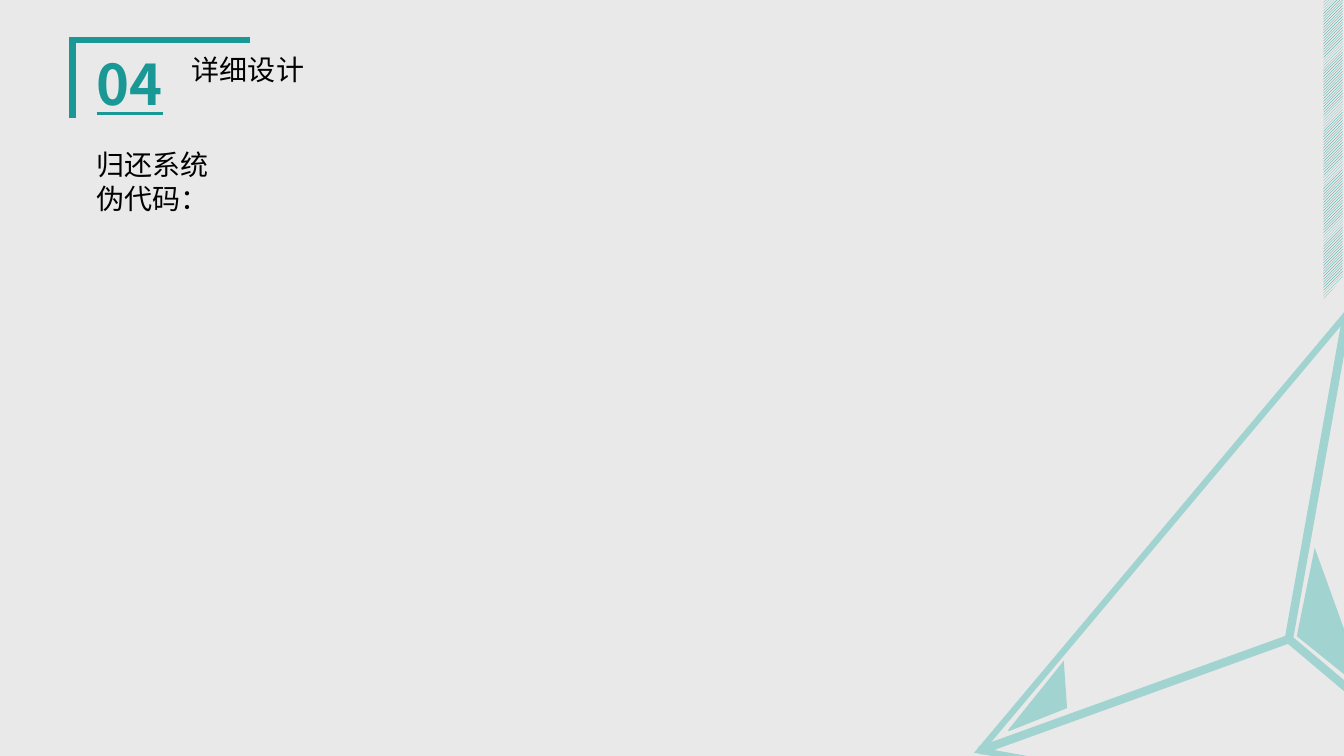
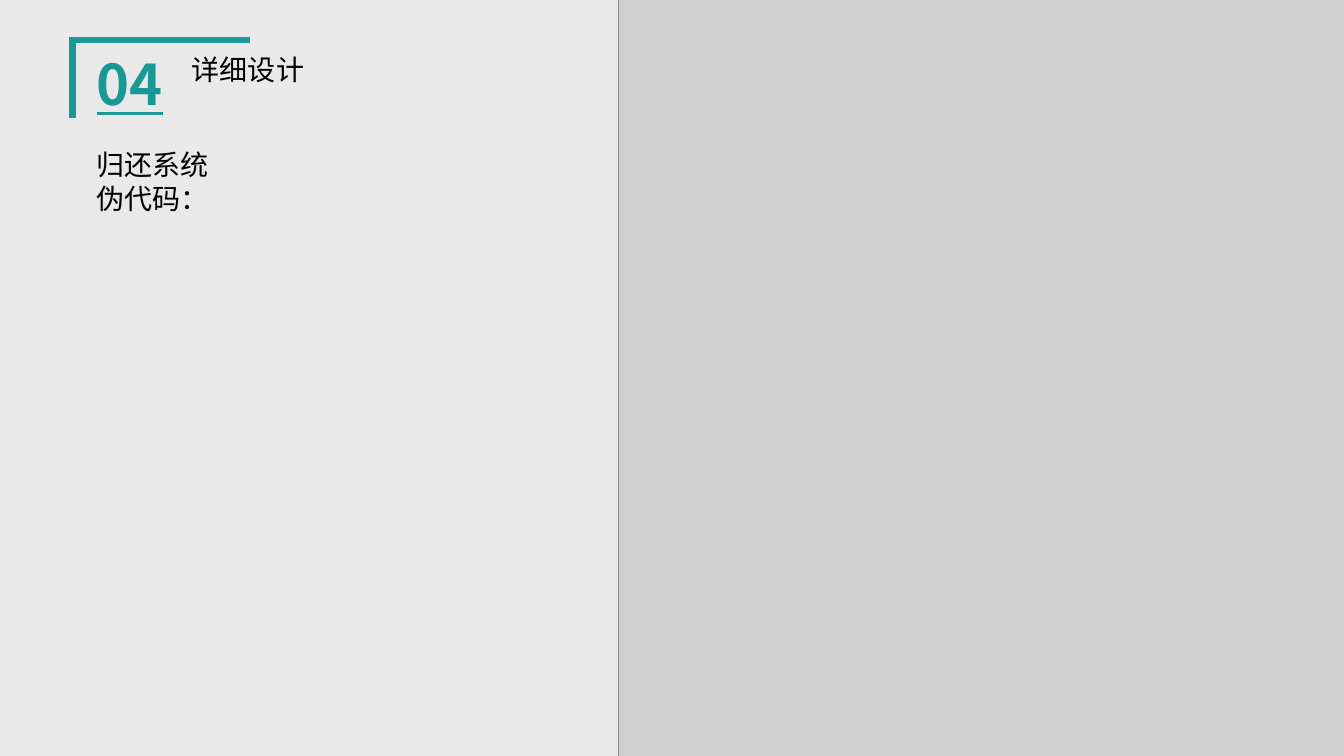
Before and after one commit to SailHe/lost_and_found, a slide deck: slide 39 of docs/失物招领答辩PPT.pptx. Drawn at 1344x756 pixels with LibreOffice and Linux fonts; fonts in the diff are those of the drawing; grey boxes stand for pictures. Boxes give left, top, right and bottom in pixels: in the first picture for what was removed or moved away, otherwise in the second. Text is boxed around its words. In the diff, an @@ line names an element or a change of style, - is before the commit and + after.

```diff
--- a/docs/失物招领答辩PPT.pptx
+++ b/docs/失物招领答辩PPT.pptx
@@ picture added at (x1=619, y1=0, x2=1344, y2=756) @@
@@ rectangle removed at (x1=1324, y1=0, x2=1343, y2=756) @@
@@ group removed at (x1=935, y1=267, x2=1344, y2=756): 4 lines, 2 freeform shapes @@
```
Also in this commit, not shown: 9 other slides changed, 4 other files.
